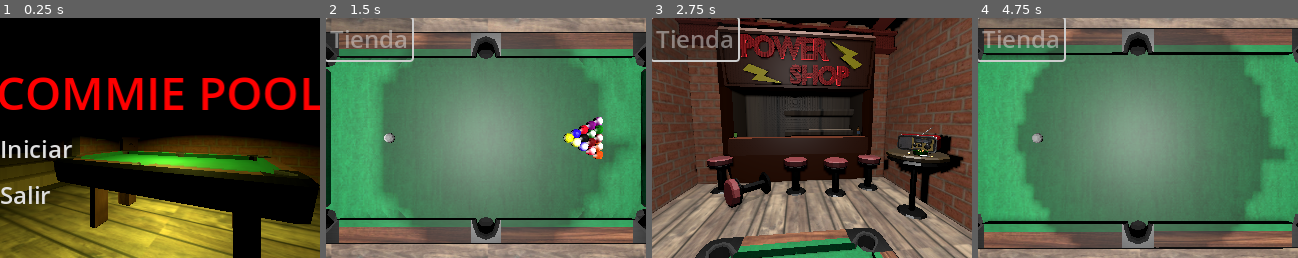
Above: before the commit, frames 1-4 (left to right).
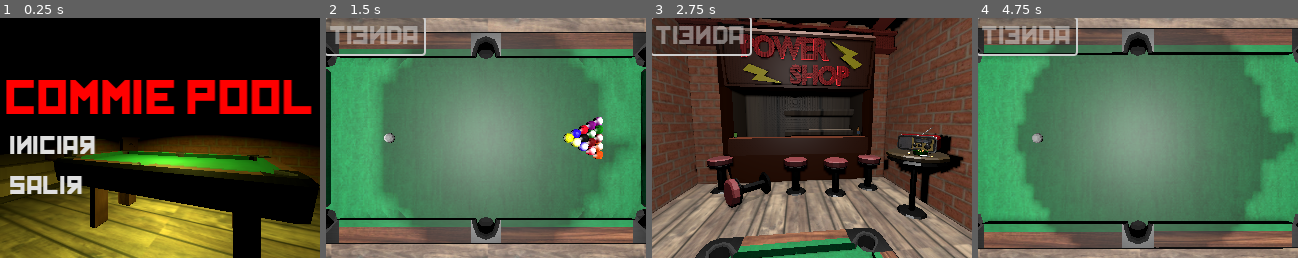
Above: after the commit, the same moments.

Repository: Corcho4433/commiepool-sourcecode
Game: Godot game, scene res://escenes/mainmenu.tscn
Same seed, same stepped clock (60 frames per second), same inputs: the game is played once before the commit and once after it.
Inputs (mouse positions are in pixels of both pictures, inside the frame that each line leads up to):
- Up to frame 1 (0.25 s): no input
- Up to frame 2 (1.5 s): click "Iniciar" at 0.5 s; click "Tienda" at 1.25 s
- Up to frame 3 (2.75 s): move the mouse to (882, 126) at 2.02 s; tap C (ChangeBall) at 2.1 s
- Up to frame 4 (4.75 s): move the mouse to (1074, 150) at 2.77 s; click (1074, 150) at 2.85 s; click "Tienda" at 3.5 s; move the mouse to (1170, 85) at 4.27 s; right-click (1170, 85) at 4.35 s

The runs differ from the first frame. In frame 1, 13% of the frame differs, in the area x 0-100%, y 24-78%; in frame 2, 2.5%; in frame 3, 2.2%; in frame 4, 3.3%.

Commit message:
Minor changes (Collision)

Diff:
--- a/escenes/GameEscene.tscn
+++ b/escenes/GameEscene.tscn
@@ -9,6 +9,8 @@
 [ext_resource type="Script" path="res://scripts/CueComponent.gd" id="5_e2yek"]
 [ext_resource type="Script" path="res://scripts/HoleCollision.gd" id="5_rf0n2"]
 [ext_resource type="Script" path="res://scripts/camarajuego.gd" id="6_63qka"]
+[ext_resource type="PackedScene" uid="uid://cf3nybk3xcitt" path="res://resources/meshes/palo_pool.gltf" id="10_j1a6t"]
+[ext_resource type="FontFile" uid="uid://cb6t2567igbpm" path="res://resources/font.ttf" id="11_qnwqm"]
 
 [sub_resource type="HeightMapShape3D" id="HeightMapShape3D_gydyj"]
 map_width = 16
@@ -25,12 +27,6 @@
 corner_radius_top_right = 20
 corner_radius_bottom_right = 20
 corner_radius_bottom_left = 20
-
-[sub_resource type="CylinderMesh" id="CylinderMesh_eik7x"]
-top_radius = 0.008
-bottom_radius = 0.02
-height = 0.8
-radial_segments = 63
 
 [sub_resource type="ArrayMesh" id="ArrayMesh_3b3xh"]
 _surfaces = [{
@@ -95,11 +91,10 @@
 [node name="BallArrayComponent" type="Node" parent="."]
 script = ExtResource("4_7f1v5")
 
-[node name="CueComponent" type="Node" parent="." node_paths=PackedStringArray("cameraNode", "cueBall", "cueMesh", "chargeBar")]
+[node name="CueComponent" type="Node" parent="." node_paths=PackedStringArray("cameraNode", "cueBall", "chargeBar")]
 script = ExtResource("5_e2yek")
 cameraNode = NodePath("../Camera3D")
 cueBall = NodePath("CueBall")
-cueMesh = NodePath("CueMesh")
 chargeBar = NodePath("RichTextLabel")
 
 [node name="RichTextLabel" type="RichTextLabel" parent="CueComponent"]
@@ -117,7 +112,6 @@
 [node name="CueMesh" type="MeshInstance3D" parent="CueComponent"]
 transform = Transform3D(-4.37114e-08, -1, 0, -4.37114e-08, 1.91069e-15, -1, 1, -4.37114e-08, -4.37114e-08, 0, 0, 0)
 visible = false
-mesh = SubResource("CylinderMesh_eik7x")
 
 [node name="CueBall" parent="CueComponent" node_paths=PackedStringArray("cameraNode") instance=ExtResource("4_lnexn")]
 transform = Transform3D(1, 0, 0, 0, 1, 0, 0, 0, 1, 0, -0.0378553, 0.575699)
@@ -127,9 +121,12 @@
 [node name="PelotaBlanca" type="MeshInstance3D" parent="CueComponent/CueBall"]
 mesh = SubResource("ArrayMesh_3b3xh")
 
+[node name="palo_pool" parent="CueComponent" instance=ExtResource("10_j1a6t")]
+
 [node name="Tienda" type="Button" parent="."]
 offset_right = 8.0
 offset_bottom = 8.0
+theme_override_fonts/font = ExtResource("11_qnwqm")
 theme_override_font_sizes/font_size = 24
 text = "Tienda"
 
--- a/escenes/mainmenu.tscn
+++ b/escenes/mainmenu.tscn
@@ -1,8 +1,9 @@
-[gd_scene load_steps=4 format=3 uid="uid://cuj7yrefy826n"]
+[gd_scene load_steps=5 format=3 uid="uid://cuj7yrefy826n"]
 
 [ext_resource type="Script" path="res://scripts/mainmenus.gd" id="1_jgc0v"]
 [ext_resource type="PackedScene" uid="uid://co1oo31uohjek" path="res://resources/meshes/habitacion_pool.gltf" id="2_4t082"]
 [ext_resource type="Theme" uid="uid://b0ths25jbrq2b" path="res://resources/temas/botonesmenu.tres" id="3_ew2oc"]
+[ext_resource type="FontFile" uid="uid://cb6t2567igbpm" path="res://resources/font.ttf" id="3_nlpf0"]
 
 [node name="mainmenu" type="CanvasLayer"]
 script = ExtResource("1_jgc0v")
@@ -67,6 +68,7 @@
 size_flags_horizontal = 0
 theme_override_colors/font_color = Color(1, 0, 0, 1)
 theme_override_colors/font_shadow_color = Color(0, 0, 0, 1)
+theme_override_fonts/font = ExtResource("3_nlpf0")
 theme_override_font_sizes/font_size = 46
 text = "COMMIE POOL"
 
@@ -74,7 +76,9 @@
 layout_mode = 2
 size_flags_horizontal = 0
 theme = ExtResource("3_ew2oc")
+theme_override_fonts/font = ExtResource("3_nlpf0")
 theme_override_font_sizes/font_size = 24
+action_mode = 0
 text = "Iniciar"
 flat = true
 alignment = 0
@@ -82,7 +86,9 @@
 [node name="salir" type="Button" parent="Control/MarginContainer/VBoxContainer"]
 layout_mode = 2
 size_flags_horizontal = 0
+theme_override_fonts/font = ExtResource("3_nlpf0")
 theme_override_font_sizes/font_size = 24
+action_mode = 0
 text = "Salir"
 flat = true
 alignment = 0
--- a/escenes/objects/pool_table.tscn
+++ b/escenes/objects/pool_table.tscn
@@ -1,27 +1,13 @@
-[gd_scene load_steps=10 format=3 uid="uid://tkhkinj6x1va"]
+[gd_scene load_steps=5 format=3 uid="uid://tkhkinj6x1va"]
 
 [ext_resource type="PackedScene" uid="uid://co1oo31uohjek" path="res://resources/meshes/habitacion_pool.gltf" id="1_danym"]
 [ext_resource type="PackedScene" uid="uid://b8q5mqp8nar3h" path="res://escenes/ruleta.tscn" id="1_e51j8"]
-[ext_resource type="Shape3D" uid="uid://bdc3d3u57i7ub" path="res://resources/shapes/pool_table.tres" id="2_423cj"]
 
 [sub_resource type="PhysicsMaterial" id="PhysicsMaterial_xip2e"]
 friction = 0.5
 
 [sub_resource type="BoxShape3D" id="BoxShape3D_rt8lb"]
 size = Vector3(1.18066, 0.07576, 1.92364)
-
-[sub_resource type="PhysicsMaterial" id="PhysicsMaterial_pokv6"]
-friction = 0.0
-bounce = 0.6
-
-[sub_resource type="BoxShape3D" id="BoxShape3D_45u6u"]
-size = Vector3(0.0973206, 0.677796, 0.763611)
-
-[sub_resource type="BoxShape3D" id="BoxShape3D_d0dqq"]
-size = Vector3(0.0805664, 0.422363, 0.201721)
-
-[sub_resource type="BoxShape3D" id="BoxShape3D_v0jk8"]
-size = Vector3(0.105225, 0.144501, 0.0242004)
 
 [node name="PoolTable" type="StaticBody3D"]
 physics_material_override = SubResource("PhysicsMaterial_xip2e")
@@ -35,48 +21,3 @@
 [node name="TableCollision" type="CollisionShape3D" parent="."]
 transform = Transform3D(1, 0, 0, 0, 1, 0, 0, 0, 1, -0.118417, -0.213578, 0.0171793)
 shape = SubResource("BoxShape3D_rt8lb")
-
-[node name="Walls" type="StaticBody3D" parent="."]
-transform = Transform3D(1, 0, 0, 0, 1, 0, 0, 0, 1, 0.0380349, 0, 0)
-collision_mask = 3
-physics_material_override = SubResource("PhysicsMaterial_pokv6")
-
-[node name="WallCollision" type="CollisionShape3D" parent="Walls"]
-transform = Transform3D(1, 0, 0, 0, 1, 0, 0, 0, 1, -0.0264647, -0.246811, -1.0091)
-shape = ExtResource("2_423cj")
-
-[node name="WallCollision2" type="CollisionShape3D" parent="Walls"]
-transform = Transform3D(1, 0, 0, 0, 1, 0, 0, 0, 1, -0.0385599, -0.246811, 1.02192)
-shape = ExtResource("2_423cj")
-
-[node name="CollisionShape3D" type="CollisionShape3D" parent="Walls"]
-transform = Transform3D(1, 0, 0, 0, 1, 0, 0, 0, 1, -0.565564, -0.0954924, -0.464867)
-shape = SubResource("BoxShape3D_45u6u")
-
-[node name="CollisionShape3D2" type="CollisionShape3D" parent="Walls"]
-transform = Transform3D(1, 0, 0, 0, 1, 0, 0, 0, 1, -0.561121, -0.0954924, 0.463622)
-shape = SubResource("BoxShape3D_45u6u")
-
-[node name="CollisionShape3D3" type="CollisionShape3D" parent="Walls"]
-transform = Transform3D(1, 0, 0, 0, 1, 0, 0, 0, 1, 0.484074, -0.23396, -0.469352)
-shape = SubResource("BoxShape3D_45u6u")
-
-[node name="CollisionShape3D4" type="CollisionShape3D" parent="Walls"]
-transform = Transform3D(1, 0, 0, 0, 1, 0, 0, 0, 1, 0.485618, -0.245364, 0.474333)
-shape = SubResource("BoxShape3D_45u6u")
-
-[node name="StaticBody3D" type="StaticBody3D" parent="."]
-collision_layer = 0
-collision_mask = 3
-
-[node name="CollisionShape3D" type="CollisionShape3D" parent="StaticBody3D"]
-transform = Transform3D(1, 0, 0, 0, 1, 0, 0, 0, 1, -0.633341, -0.296847, 0.00424618)
-shape = SubResource("BoxShape3D_d0dqq")
-
-[node name="CollisionShape3D2" type="CollisionShape3D" parent="StaticBody3D"]
-transform = Transform3D(0.965926, 0, 0.258819, 0, 1, 0, -0.258819, 0, 0.965926, -0.544496, -0.127237, -0.0687663)
-shape = SubResource("BoxShape3D_v0jk8")
-
-[node name="CollisionShape3D3" type="CollisionShape3D" parent="StaticBody3D"]
-transform = Transform3D(0.965926, 0, -0.258819, 0, 1, 0, 0.258819, 0, 0.965926, -0.555074, -0.127237, 0.0627384)
-shape = SubResource("BoxShape3D_v0jk8")
--- a/scripts/CueComponent.gd
+++ b/scripts/CueComponent.gd
@@ -8,8 +8,8 @@
 var cameraNode : Camera3D
 @export
 var cueBall : RigidBody3D
-@export
-var cueMesh : MeshInstance3D
+@onready
+var cueMesh : MeshInstance3D = get_node("palo_pool/Cylinder")
 @export
 var chargeBar : RichTextLabel
 var chargeBarPercentage : int
@@ -59,7 +59,7 @@
 
 func displayCueStick():
 	var cueRotation = Vector3(1.5708,atan2(direction.x,direction.z),0)
-	var minDistance = direction * -0.41
+	var minDistance = direction * -0.7
 	var cuePosition = ballPosition - (direction * distance) + minDistance
 	cueMesh.rotation = cueRotation
 	cueMesh.position = cuePosition
--- a/scripts/ballArrays.gd
+++ b/scripts/ballArrays.gd
@@ -93,4 +93,4 @@
 	ballScene = ballScene.instantiate()
 	var ballMesh = ballScene.get_children()[0]
 	ballScene.remove_child(ballMesh)
-	return ballMesh
+	return ballMesh.duplicate()
Not shown: 1 places in escenes/GameEscene.tscn that only renumber resources
Binary file added: resources/font.ttf
Not shown, added: resources/font.ttf.import
Binary file changed: resources/meshes/habitacion_pool.bin
Not shown, changed: resources/meshes/habitacion_pool.gltf
Binary file added: resources/meshes/palo_pool.bin
Binary file removed: resources/meshes/palo_pool.glb
Not shown, added: resources/meshes/palo_pool.gltf
Not shown, added: resources/meshes/palo_pool.gltf.import
